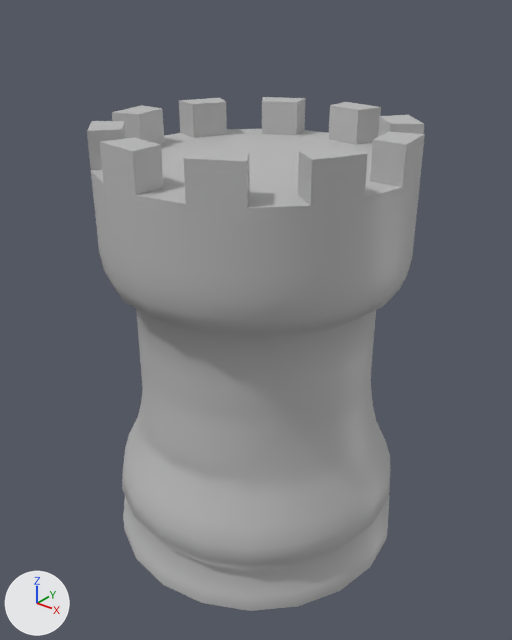
Two versions of the FBX model Project/Assets/Models/rook.fbx, one commit apart.
Camera for both pictures: a 50 mm lens placed at (0.1067, -0.1336, 0.0959), pointed at (0.0007, -0.0011, 0.0137). Lighting does not change. The marker at lower left points along +X, +Y and +Z. Where no turn or scale is listed for an object, it has been applied to the vertices.

The scene before the commit, as lines of its bpy script (objects in view):
```python
me_mesh = bpy.data.meshes.new('Mesh')
me_mesh.from_pydata(...)  # 482 vertices, 500 faces; spans x -0.04..0.04, y -0.04..0.04, z -0.05..0.0648
me_mesh.materials.append(mat_lambert1)  # grey #bcbcbc
ob_pcylinder1 = bpy.data.objects.new('pCylinder1', me_mesh)
ob_pcylinder1.location = (0.0, 0.0, 0.0)
```
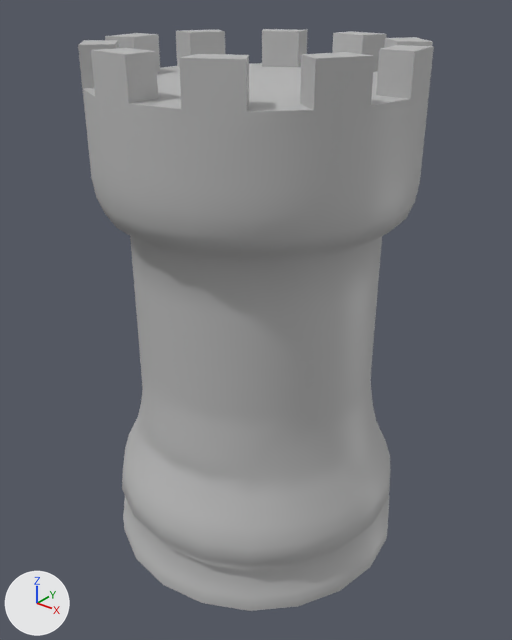
Commit message: Fix Rook

Pixel boxes (x1, y1, x2, y2) of what changed, in the pictures (512 x 640 px; the box of a moved part takes in the faces that stretch with it):
'pCylinder1', reshaped (13% taller)
    before: (87, 97, 425, 611)
    after: (78, 29, 434, 611)
part 1 of me_mesh, moved or reshaped
    before: (87, 97, 425, 389)
    after: (78, 29, 434, 389)

Patch to the scene script:
```diff
--- a/Project/Assets/Models/rook.fbx.py
+++ b/Project/Assets/Models/rook.fbx.py
@@ me_mesh @@
 me_mesh.from_pydata(...)  # 482 vertices, 500 faces; spans x -0.04..0.04, y -0.04..0.04, z -0.05..0.0648
 # used by ob_pcylinder1; location = (0.0, 0.0, 0.0)
+# me_mesh part 1: all 241 vertices in x -0.0392..0.0392, y -0.0392..0.0392, z 0.0111..0.0648 are moved by (0.0, 0.0, 0.0179)
 me_mesh.materials.append(mat_lambert1)
```
